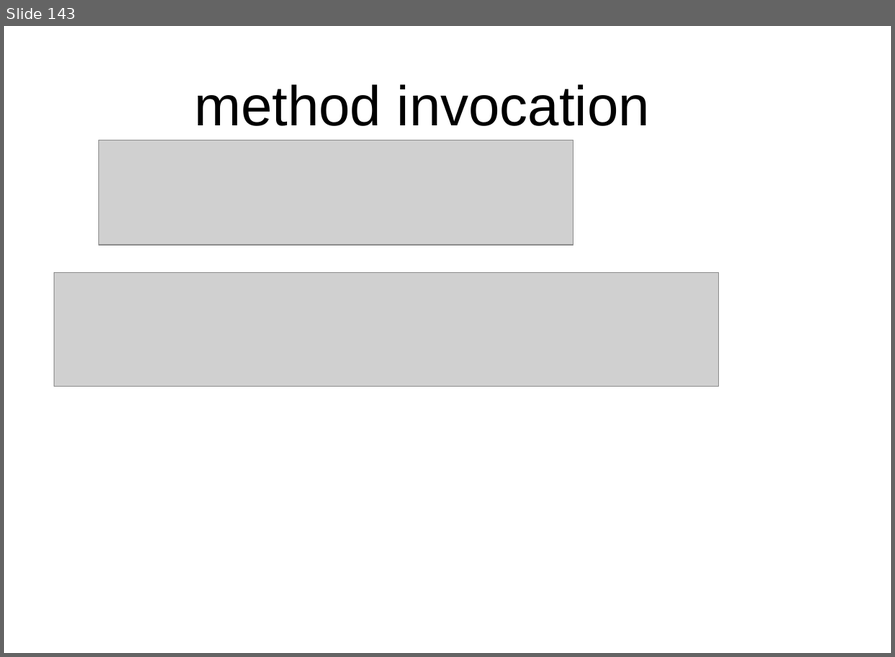
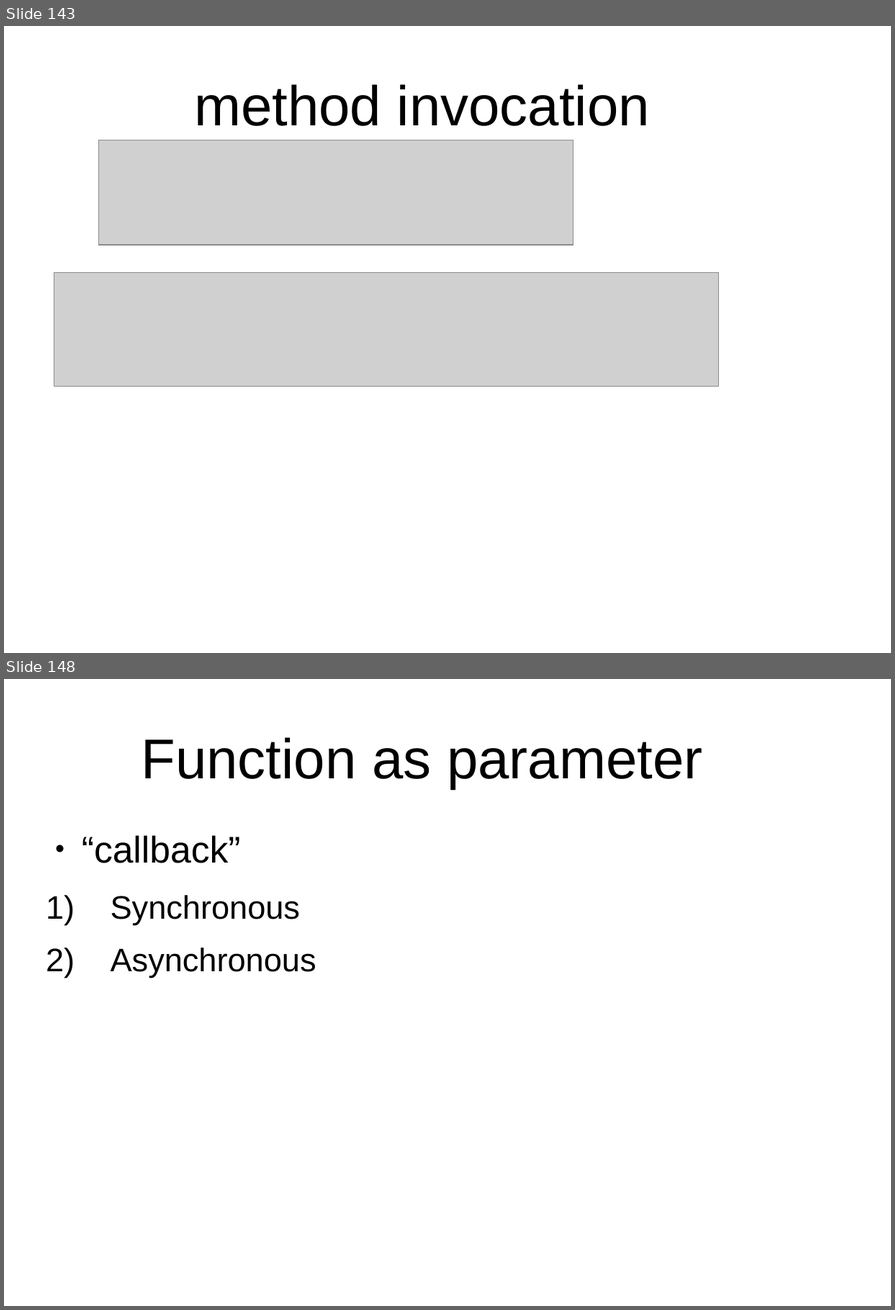
Before and after one commit to peterborkuti/other, a slide deck: JavaScriptBasics/jsbasics-slide.odp. Shown one above the other, each under a label of ours: slide 143 before the commit, slides 143 and 148 after it; the slides between them are not shown. The pictures are 895x657 and 895x1310 pixels, drawn with LibreOffice and Linux fonts; fonts in the diff are those of the drawing; grey boxes stand for pictures; background and template pictures are left out. Boxes give left, top, right and bottom in pixels: in the first picture for what was removed or moved away, otherwise in the second. Text is boxed around its words. In the diff, an @@ line names an element or a change of style, - is before the commit and + after.

Commit message:
example_functions done

```diff
--- a/JavaScriptBasics/jsbasics-slide.odp
+++ b/JavaScriptBasics/jsbasics-slide.odp
@@ slide 148 added at <box>4,679,891,1306</box>, background #FFFFFF @@
@@ title added at <box>142,737,702,789</box>, 53.3 pt, text #000000 @@
+Function as parameter
@@ text added at <box>82,835,316,977</box>, 30.9 pt, text #000000 @@
+● “callback”
+  1) Synchronous
+  2) Asynchronous
```
Also in this commit, not shown: 1 slide changed, 34 other slides added, 2 other files.
